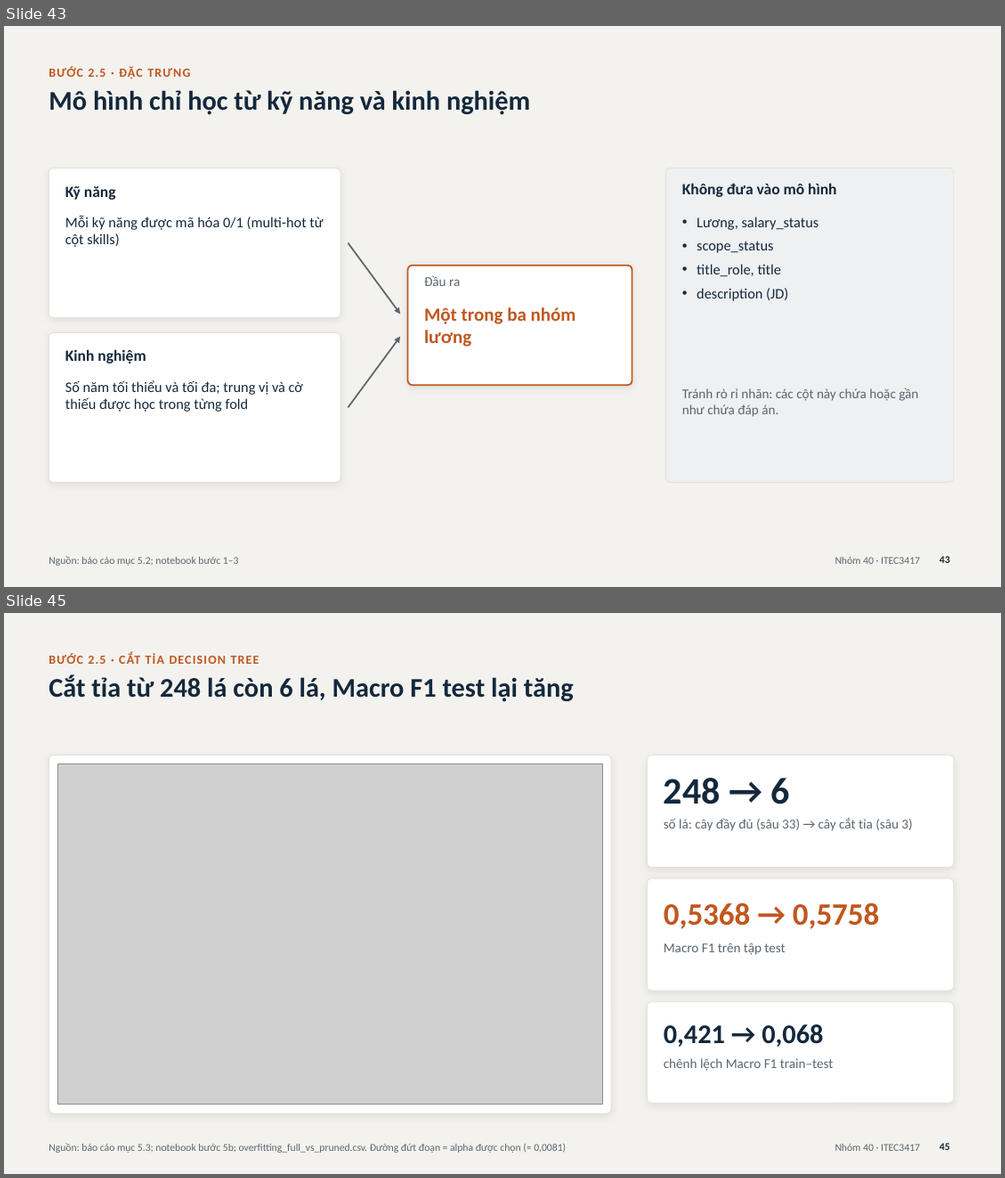
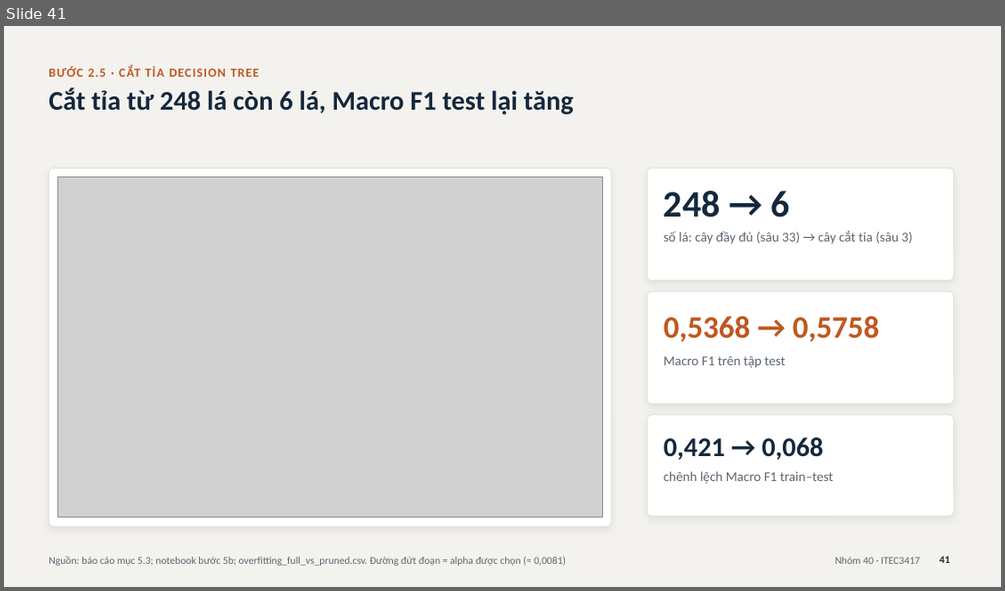
Before and after one commit to Tuan-Nguyen-176/vietnam-it-job-market-analysis, a slide deck: slide thuyet trinh/Nhom40_SlideThuyetTrinh.pptx. Shown one above the other, each under a label of ours: slides 43 and 45 before the commit, slide 41 after it; the slides between them are not shown. The pictures are 1005x1178 and 1005x591 pixels, drawn with LibreOffice and Linux fonts; fonts in the diff are those of the drawing; grey boxes stand for pictures. Boxes give left, top, right and bottom in pixels: in the first picture for what was removed or moved away, otherwise in the second. Text is boxed around its words. In the diff, an @@ line names an element or a change of style, - is before the commit and + after.

```diff
--- a/slide thuyet trinh/Nhom40_SlideThuyetTrinh.pptx
+++ b/slide thuyet trinh/Nhom40_SlideThuyetTrinh.pptx
@@ slide 43 removed at (x1=4, y1=26, x2=1001, y2=587), background #F3F2EE; not listed: 1 template element that a slide beside it also shows @@
@@ text removed at (x1=48, y1=66, x2=190, y2=79) @@
-BƯỚC 2.5 · ĐẶC TRƯNG
@@ title removed at (x1=48, y1=90, x2=530, y2=115) @@
-Mô hình chỉ học từ kỹ năng và kinh nghiệm
@@ rounded rectangle removed at (x1=48, y1=168, x2=340, y2=318) @@
@@ rounded rectangle removed at (x1=666, y1=168, x2=954, y2=483) @@
@@ text removed at (x1=682, y1=183, x2=836, y2=197) @@
-Không đưa vào mô hình
@@ text removed at (x1=65, y1=186, x2=116, y2=200) @@
-Kỹ năng
@@ text removed at (x1=65, y1=216, x2=323, y2=247) @@
-Mỗi kỹ năng được mã hóa 0/1 (multi-hot từ cột skills)
@@ text removed at (x1=696, y1=216, x2=819, y2=301) @@
-• Lương, salary_status
-• scope_status
-• title_role, title
-• description (JD)
@@ arrow removed from (348, 243) to (400, 313) @@
@@ rounded rectangle removed at (x1=408, y1=265, x2=632, y2=385) @@
@@ text removed at (x1=424, y1=275, x2=460, y2=286) @@
-Đầu ra
@@ text removed at (x1=424, y1=307, x2=576, y2=346) @@
-Một trong ba nhóm lương
@@ rounded rectangle removed at (x1=48, y1=332, x2=340, y2=483) @@
@@ arrow removed from (348, 408) to (400, 337) @@
@@ text removed at (x1=65, y1=349, x2=146, y2=363) @@
-Kinh nghiệm
@@ text removed at (x1=65, y1=380, x2=303, y2=411) @@
-Số năm tối thiểu và tối đa; trung vị và cờ thiếu được học trong từng fold
@@ text removed at (x1=682, y1=387, x2=918, y2=417) @@
-Tránh rò rỉ nhãn: các cột này chứa hoặc gần như chứa đáp án.
@@ text removed at (x1=48, y1=556, x2=239, y2=565) @@
-Nguồn: báo cáo mục 5.2; notebook bước 1–3
@@ page number removed at (x1=939, y1=556, x2=950, y2=563) @@
-43
@@ what was slide 45 is now slide 41 @@
```
Also in this commit, not shown: 15 slides changed, 3 other slides removed, 1 other file.
